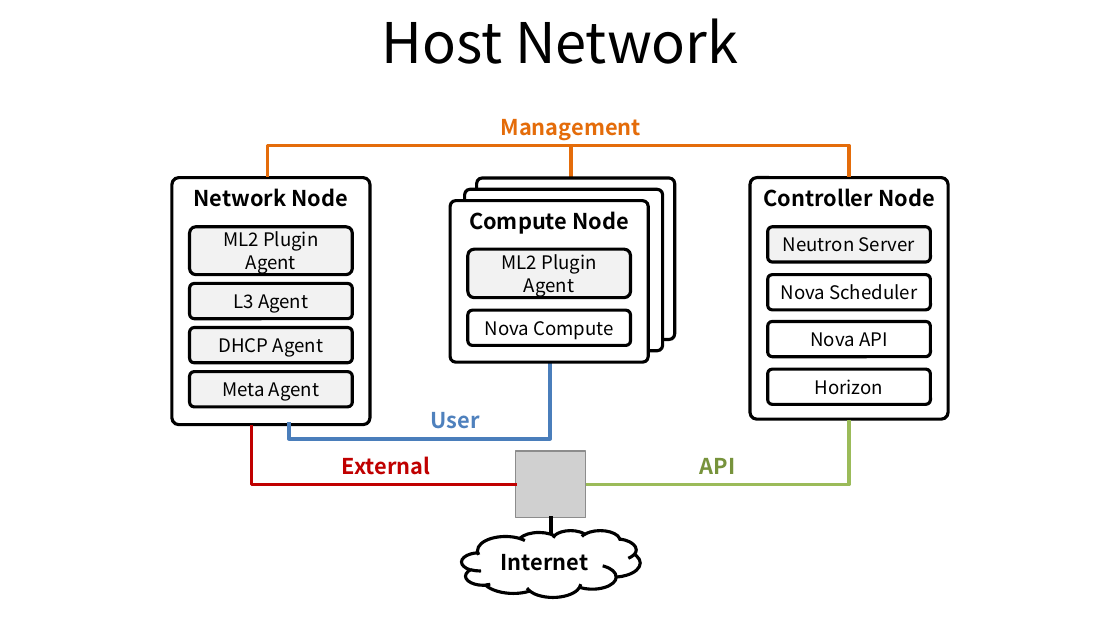
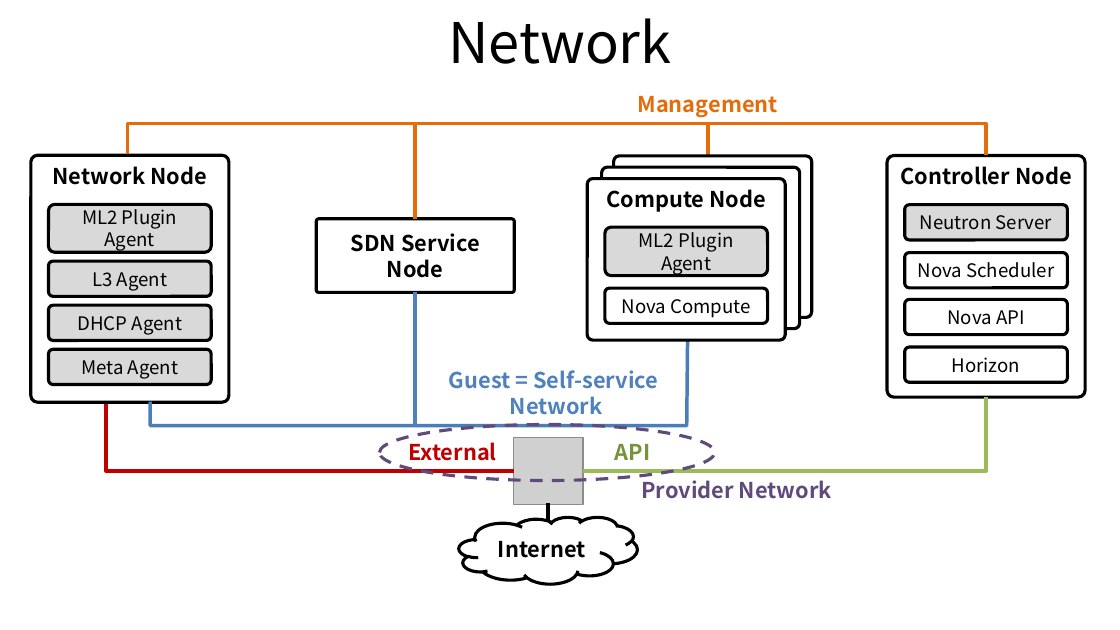
Before and after one commit to ssup2/blog-old, a slide deck: slide 1 of images/theory_analysis/OpenStack_Network_Neutron/OpenStack_Network_Neutron.pptx. Drawn at 1120x630 pixels with LibreOffice and Linux fonts; fonts in the diff are those of the drawing; grey boxes stand for pictures. Boxes give left, top, right and bottom in pixels: in the first picture for what was removed or moved away, otherwise in the second. Text is boxed around its words. In the diff, an @@ line names an element or a change of style, - is before the commit and + after.

Commit message:
Update Neutron

```diff
--- a/images/theory_analysis/OpenStack_Network_Neutron/OpenStack_Network_Neutron.pptx
+++ b/images/theory_analysis/OpenStack_Network_Neutron/OpenStack_Network_Neutron.pptx
@@ title at (x1=448, y1=18, x2=671, y2=64): text changed @@
-Host Network
+Network
@@ freeform shape resized from (x1=268, y1=146, x2=849, y2=177) to (x1=128, y1=123, x2=987, y2=155) @@
@@ line added from (416, 123) to (416, 218), #E46C0A 2.25 pt @@
@@ line moved from (571, 146) - (571, 178) to (708, 123) - (708, 156) @@
@@ rounded rectangle added at (x1=316, y1=218, x2=514, y2=292), fill #FFFFFF, outline #000000 2 pt, 14 pt, text #000000, bold @@
+SDN Service Node
@@ rounded rectangle "ML2 Plugin Agent" moved from (x1=468, y1=250, x2=631, y2=298) to (x1=605, y1=227, x2=767, y2=276) @@
@@ 4 rounded rectangles moved together from (x1=172, y1=178, x2=371, y2=424) to (x1=31, y1=156, x2=230, y2=402) @@
@@ line added from (416, 292) to (416, 426), #4F81BD 2.25 pt @@
@@ 5 rounded rectangles moved together from (x1=450, y1=178, x2=949, y2=420) to (x1=587, y1=156, x2=1085, y2=398) @@
@@ 3 rounded rectangles, 1 text moved together from (x1=500, y1=119, x2=930, y2=356) to (x1=637, y1=96, x2=1067, y2=334) @@
@@ fill #F2F2F2 to #D9D9D9 in 6 elements at (x1=605, y1=227, x2=767, y2=276), (x1=905, y1=205, x2=1067, y2=240), (x1=48, y1=306, x2=211, y2=340), (x1=48, y1=205, x2=211, y2=253), (x1=48, y1=261, x2=211, y2=296), (x1=48, y1=349, x2=211, y2=384) @@
@@ rounded rectangle "Meta Agent" moved from (x1=189, y1=372, x2=352, y2=407) to (x1=48, y1=349, x2=211, y2=384) @@
@@ freeform shape resized from (x1=289, y1=362, x2=550, y2=438) to (x1=150, y1=342, x2=688, y2=426) @@
@@ rounded rectangle "Horizon" moved from (x1=767, y1=370, x2=930, y2=404) to (x1=905, y1=347, x2=1067, y2=382) @@
@@ text at (x1=449, y1=370, x2=658, y2=415): text changed @@
-User
+Guest = Self-service
+Network
@@ freeform shape resized from (x1=251, y1=424, x2=516, y2=484) to (x1=106, y1=403, x2=514, y2=470) @@
@@ freeform shape resized from (x1=586, y1=420, x2=849, y2=485) to (x1=584, y1=398, x2=987, y2=472) @@
@@ text "External" rewrapped from (x1=342, y1=456, x2=431, y2=475) to (x1=408, y1=442, x2=497, y2=467) @@
@@ ellipse added at (x1=380, y1=424, x2=715, y2=480), outline #604A7B 2 pt dashed @@
@@ picture moved from (x1=516, y1=451, x2=587, y2=519) to (x1=513, y1=438, x2=584, y2=505) @@
@@ text "API" moved from (x1=700, y1=458, x2=736, y2=474) to (x1=615, y1=444, x2=651, y2=460) @@
@@ text added at (x1=641, y1=476, x2=832, y2=499), 14 pt, text #604A7B, bold @@
+Provider Network
@@ line moved from (551, 516) - (551, 534) to (548, 503) - (548, 521) @@
@@ cloud "Internet" moved from (x1=461, y1=531, x2=640, y2=598) to (x1=459, y1=517, x2=637, y2=585) @@
```
Also in this commit, not shown: 2 other slides changed, 2 slides added, 4 other files.
